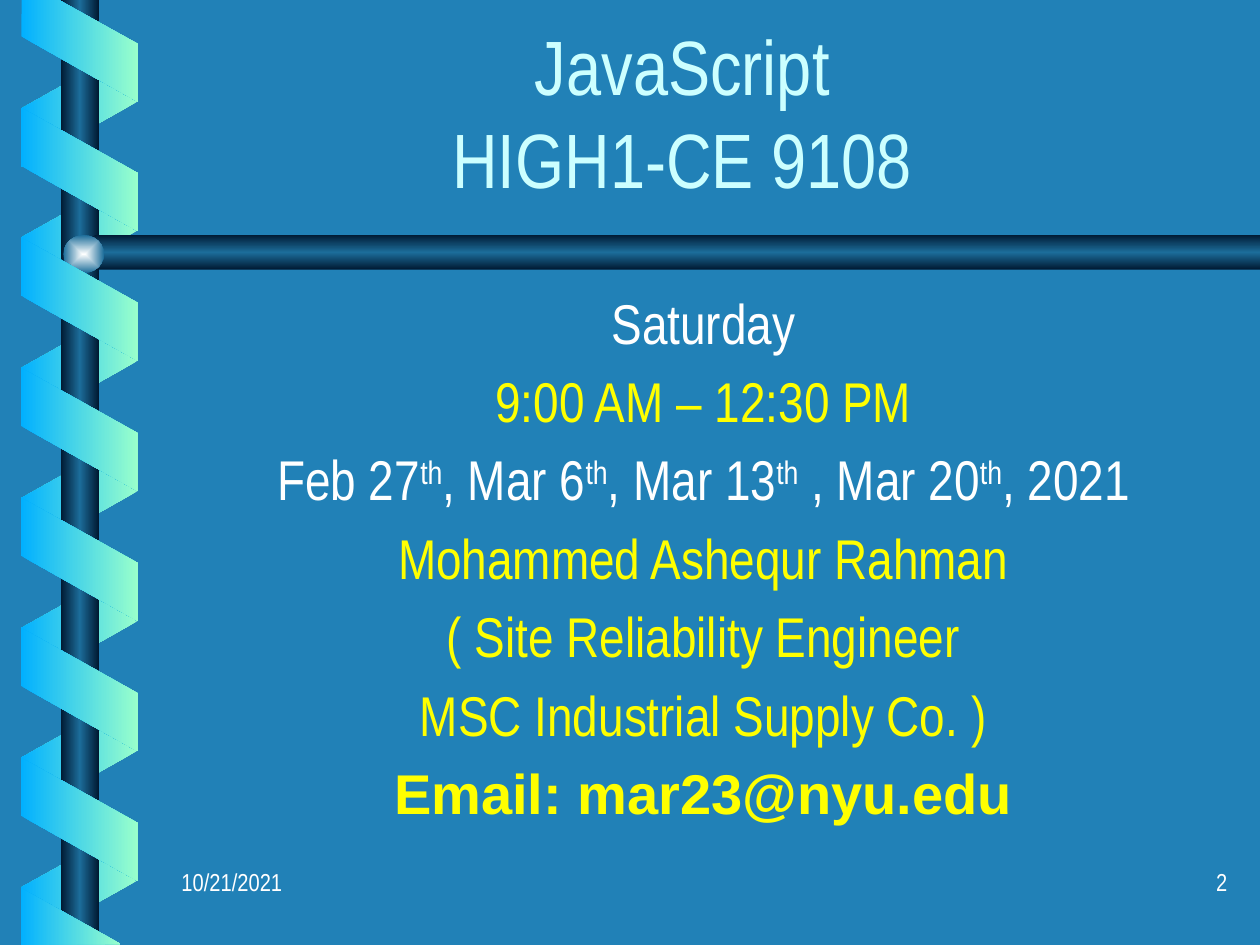
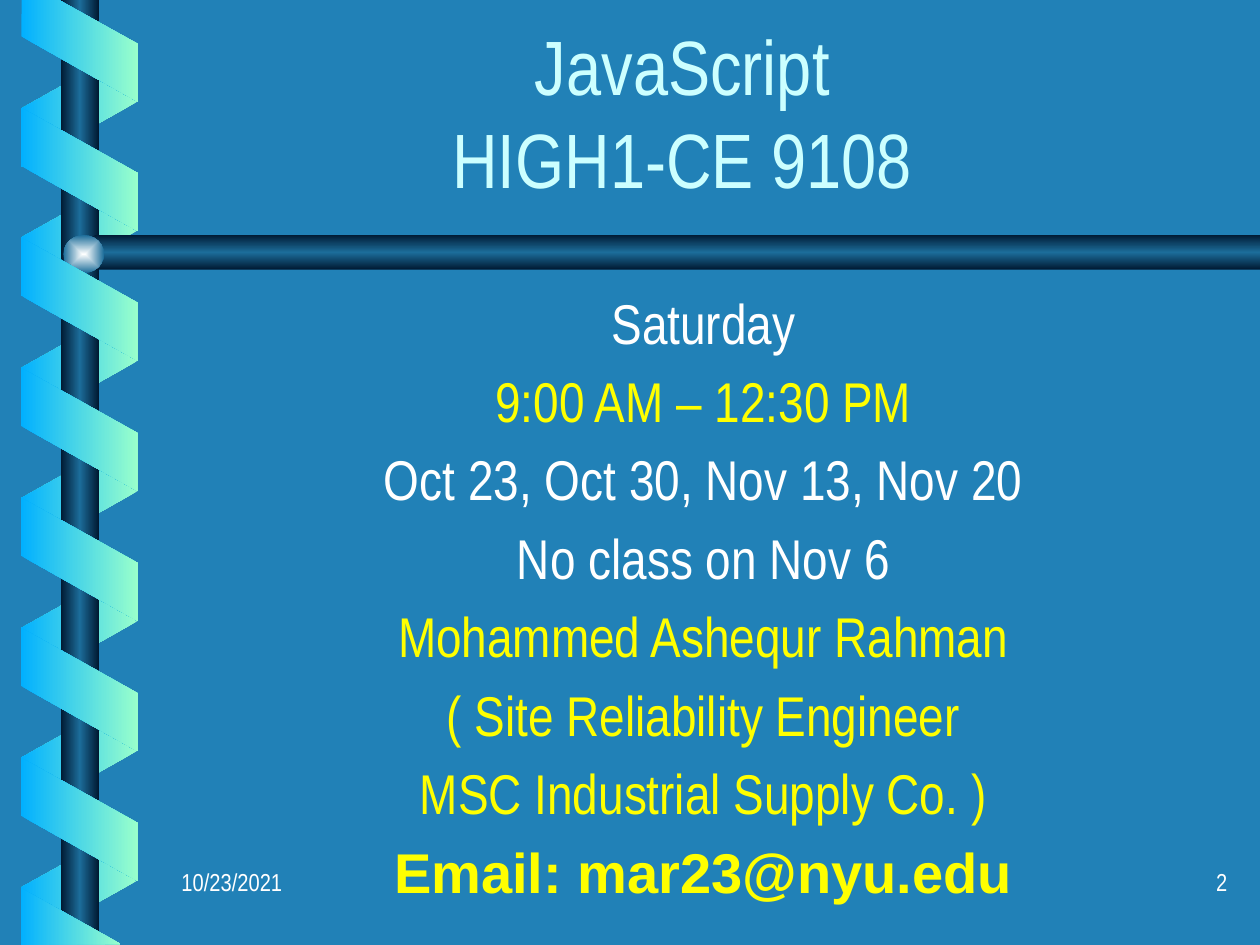
Before and after one commit to mar2nyuedu/JavaScript_Content, a slide deck: slide 2 of javascript - HIGH1-CE 9108.pptx. Drawn at 1260x945 pixels with LibreOffice and Linux fonts; fonts in the diff are those of the drawing; background and template pictures are left out. Boxes give left, top, right and bottom in pixels: in the first picture for what was removed or moved away, otherwise in the second. Text is boxed around its words. In the diff, an @@ line names an element or a change of style, - is before the commit and + after.

```diff
--- a/javascript - HIGH1-CE 9108.pptx
+++ b/javascript - HIGH1-CE 9108.pptx
@@ text at [384, 461, 1022, 580]: text changed @@
-Feb 27th, Mar 6th, Mar 13th , Mar 20th, 2021
+Oct 23, Oct 30, Nov 13, Nov 20
+No class on Nov 6
@@ text at [181, 873, 282, 892]: text changed @@
-10/21/2021
+10/23/2021
```
Also in this commit, not shown: 8 other slides changed.
